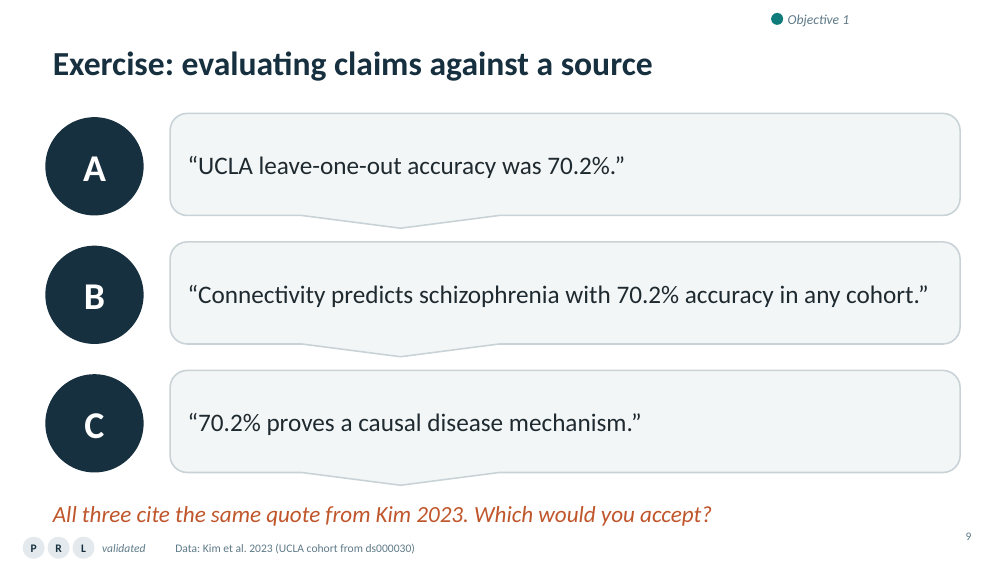
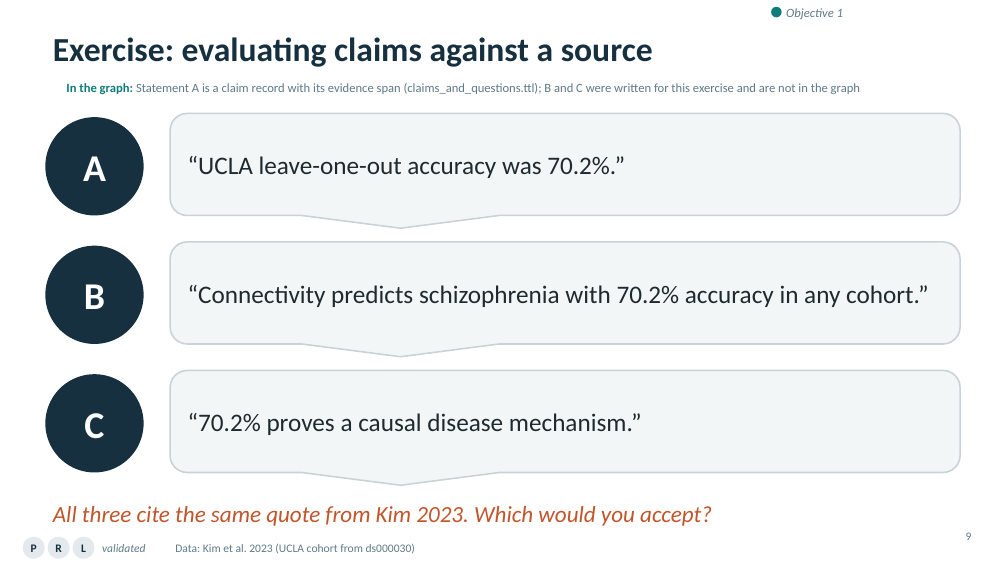
Before and after one commit to ReproNim/llm-workshop-kg, a slide deck: slide 9 of slides/Knowledge_Graphs_Skills_Neuroimaging_v4.pptx. Drawn at 1008x567 pixels with LibreOffice and Linux fonts; fonts in the diff are those of the drawing; background and template pictures are left out. Boxes give left, top, right and bottom in pixels: in the first picture for what was removed or moved away, otherwise in the second. Text is boxed around its words. In the diff, an @@ line names an element or a change of style, - is before the commit and + after.

```diff
--- a/slides/Knowledge_Graphs_Skills_Neuroimaging_v4.pptx
+++ b/slides/Knowledge_Graphs_Skills_Neuroimaging_v4.pptx
@@ title "Exercise: evaluating claims against a ...": place and size @@
-title "Exercise: evaluating claims against a ..." at bbox=[53, 51, 653, 81]
+title "Exercise: evaluating claims against a ..." at bbox=[53, 37, 653, 67]
@@ ellipse: place and size @@
-ellipse at bbox=[771, 13, 783, 25]
+ellipse at bbox=[771, 7, 782, 17]
@@ text "Objective 1" at bbox=[786, 8, 843, 19]: size 13 to 12 pt @@
@@ text added at bbox=[66, 83, 860, 94], 12 pt, text #5E7A88 @@
+In the graph: Statement A is a claim record with its evidence span (claims_and_questions.ttl); B and C were written for this exercise and are not in the graph
```
Also in this commit, not shown: 20 other slides changed, 3 slides added, 2 slides removed, 2 other files.
